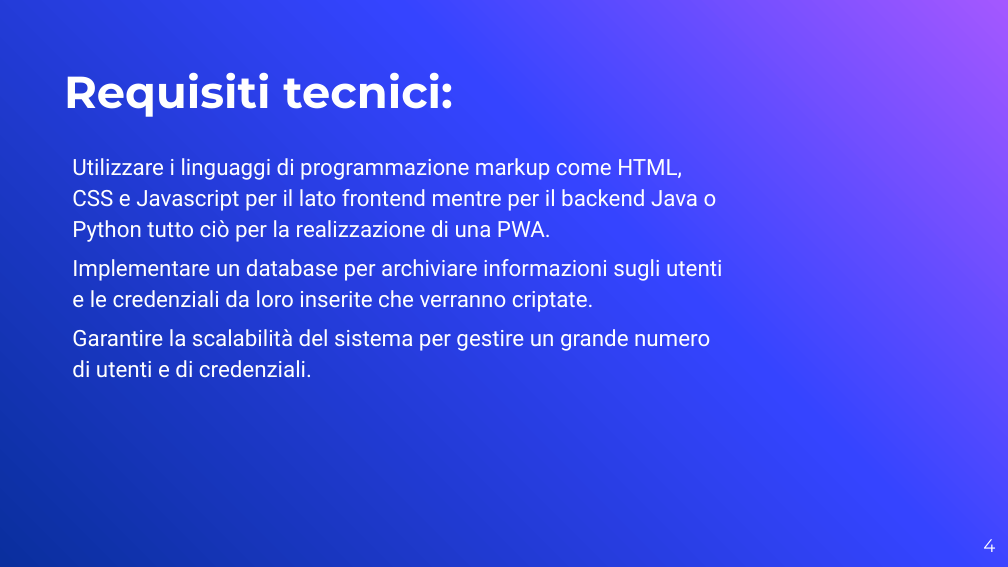
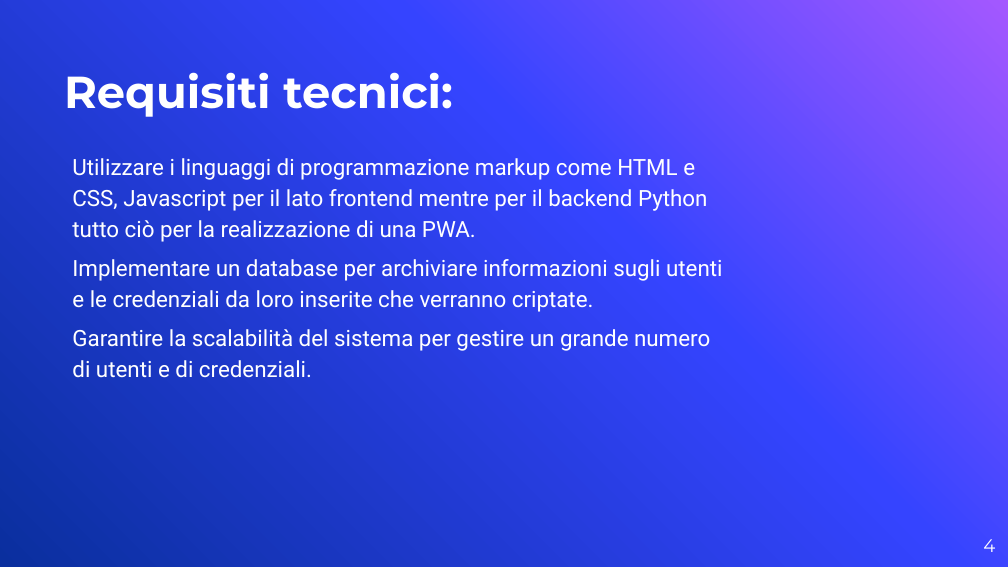
Before and after one commit to davete2/Passbox, a slide deck: slide 4 of Passbox.pptx. Drawn at 1008x567 pixels with LibreOffice and Linux fonts; fonts in the diff are those of the drawing; background and template pictures are left out. Boxes give left, top, right and bottom in pixels: in the first picture for what was removed or moved away, otherwise in the second. Text is boxed around its words. In the diff, an @@ line names an element or a change of style, - is before the commit and + after.

```diff
--- a/Passbox.pptx
+++ b/Passbox.pptx
@@ text at box(72, 158, 707, 242): text changed @@
-Utilizzare i linguaggi di programmazione markup come HTML, CSS e Javascript per il lato frontend mentre per il backend Java o Python tutto ciò per la realizzazione di una PWA.
+Utilizzare i linguaggi di programmazione markup come HTML e CSS, Javascript per il lato frontend mentre per il backend Python tutto ciò per la realizzazione di una PWA.
```
